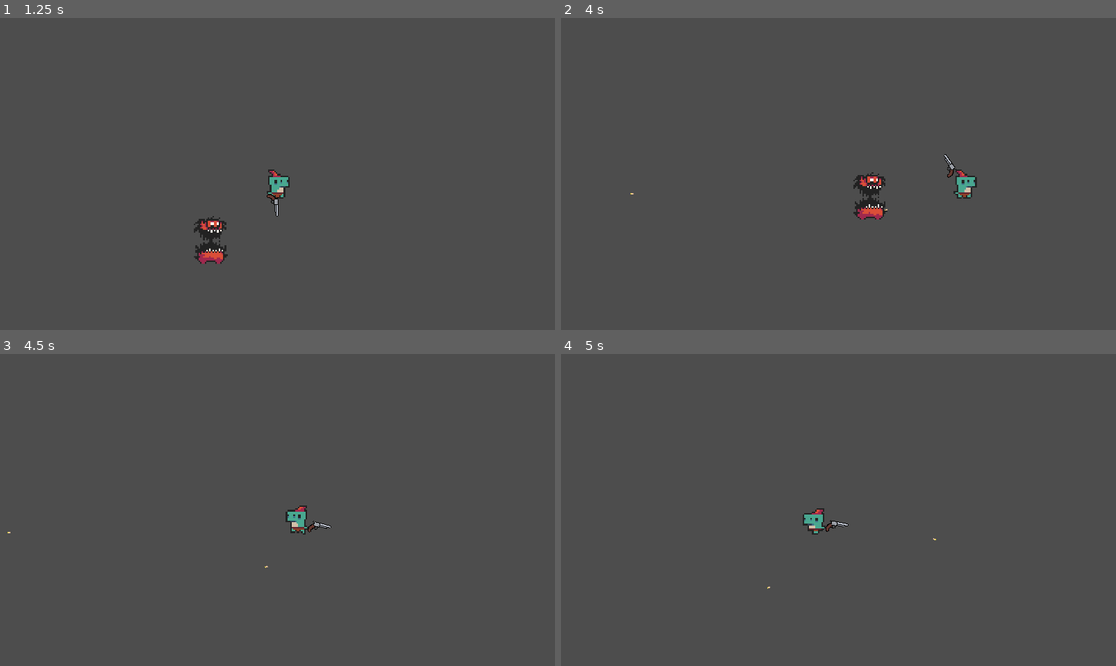
Above: before the commit, frames 1-4 (two rows, left to right).
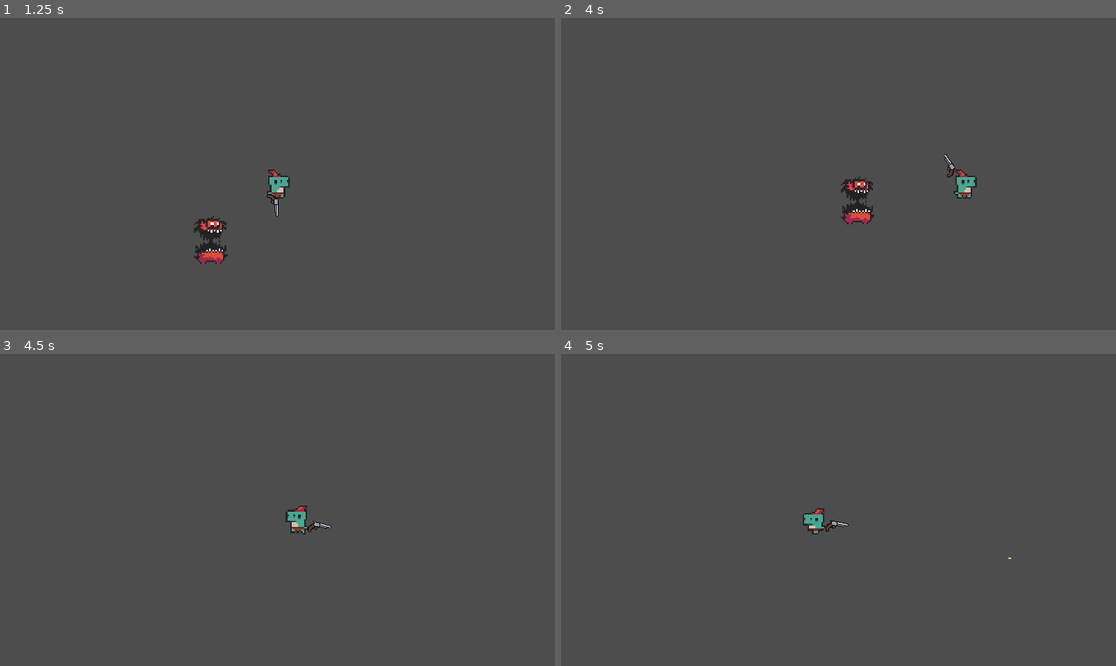
Above: after the commit, the same moments.

Repository: Meemog/GMTK2025
Game: Godot game, scene res://main.tscn
Two runs of this game, one before a commit and one after it. Both use one fixed random seed, a clock stepped at 60 frames per second and the inputs below.
Inputs (mouse positions are in pixels of both pictures, inside the frame that each line leads up to):
- Up to frame 1 (1.25 s): click "Play" at 0.5 s
- Up to frame 2 (4 s): move the mouse to (960, 158) at 1.27 s; hold D (right) 1.28-2 s; click (960, 158) at 1.35 s; drag from (727, 189) to (899, 186) at 2.02 s; move the mouse to (894, 105) at 2.77 s; hold D (right) 2.78-3.5 s; click (894, 105) at 2.85 s; drag from (810, 236) to (888, 74) at 3.52 s
- Up to frame 3 (4.5 s): move the mouse to (444, 556) at 4.27 s; hold A (left) from 4.28 s (still down); tap Space (dash) at 4.35 s
- Up to frame 4 (5 s): keep holding A (left); click (1005, 556) at 4.55 s

Frame 1 is identical in both runs. In frame 2, 0.8% of the frame differs, in the area x 12-59%, y 49-67%; in frame 3, less than 0.1%; in frame 4, less than 0.1%.

Commit message:
added piercing bullets. Different bullets now actually have different speeds

Diff:
--- a/main/Bullets/basic_bullet.tres
+++ b/main/Bullets/basic_bullet.tres
@@ -9,11 +9,13 @@
 name = "Basic Bullet"
 damage = 10.0
 knockback = 10.0
-speed = 10.0
+speed = 1000.0
+piercing = false
 description = "Simple and Effective
 "
 side_view_texture = ExtResource("3_2mpsp")
 back_view_texture = ExtResource("1_874rl")
 has_effect = false
 effect_duration = 2.0
+time_between_flying_effect = 1.0
 metadata/_custom_type_script = "uid://cnexkc647mh6q"
--- a/main/Bullets/ice_bullet.tres
+++ b/main/Bullets/ice_bullet.tres
@@ -9,10 +9,12 @@
 name = "Ice Bullet"
 damage = 4.0
 knockback = 10.0
-speed = 10.0
+speed = 500.0
+piercing = false
 description = "Slows Enemies"
 side_view_texture = ExtResource("3_e6muv")
 back_view_texture = ExtResource("1_1dmss")
 has_effect = true
 effect_duration = 1.0
+time_between_flying_effect = 1.0
 metadata/_custom_type_script = "uid://cnexkc647mh6q"
--- /dev/null
+++ b/main/Bullets/piercing_bullet.tres
@@ -0,0 +1,20 @@
+[gd_resource type="Resource" script_class="Bullet" load_steps=4 format=3 uid="uid://du1062wxvnpxw"]
+
+[ext_resource type="Texture2D" uid="uid://bgt7d6bbxbavt" path="res://Assets/piercing_bullet_back_view.png" id="1_4wisa"]
+[ext_resource type="Script" uid="uid://cnexkc647mh6q" path="res://Data/bullet.gd" id="1_hwwh8"]
+[ext_resource type="Texture2D" uid="uid://b8hv1nbb41h8l" path="res://Assets/piercing_bullet_side_view.png" id="3_4njxu"]
+
+[resource]
+script = ExtResource("1_hwwh8")
+name = "Piercing Bullet"
+damage = 10.0
+knockback = 10.0
+speed = 1200.0
+piercing = true
+description = "Pierces Enemies!"
+side_view_texture = ExtResource("3_4njxu")
+back_view_texture = ExtResource("1_4wisa")
+has_effect = false
+effect_duration = 2.0
+time_between_flying_effect = 1.0
+metadata/_custom_type_script = "uid://cnexkc647mh6q"
--- a/main/Data/bullet.gd
+++ b/main/Data/bullet.gd
@@ -8,6 +8,7 @@
 @export var damage : float
 @export var knockback : float
 @export var speed : float
+@export var piercing : bool = false
 @export_multiline var description : String
 
 @export_group("Bullet Visuals")
@@ -18,6 +19,7 @@
 @export var has_effect : bool = false
 @export var effect_duration : float = 2.0
 @export var effect_particle : Texture
+@export var time_between_flying_effect : float = 1.0
 
 var status_effect_node_scene : PackedScene = preload("res://Scenes/status_effect_node.tscn")
 
--- a/main/Effects/ice_effect.tres
+++ b/main/Effects/ice_effect.tres
@@ -4,6 +4,4 @@
 
 [resource]
 script = ExtResource("1_rhp81")
-type = 0
-expire_time = 4.0
 metadata/_custom_type_script = "uid://bvvfv5mcf77qm"
--- a/main/Scenes/player.tscn
+++ b/main/Scenes/player.tscn
@@ -1,11 +1,10 @@
-[gd_scene load_steps=21 format=3 uid="uid://b1g1pjlvoxks4"]
+[gd_scene load_steps=20 format=3 uid="uid://b1g1pjlvoxks4"]
 
 [ext_resource type="Script" uid="uid://djbh478p5uo2r" path="res://Scripts/player.gd" id="1_f1ek2"]
 [ext_resource type="PackedScene" uid="uid://br3fu8n5ergvx" path="res://Scenes/bullet.tscn" id="2_tx1dd"]
 [ext_resource type="Script" uid="uid://cnexkc647mh6q" path="res://Data/bullet.gd" id="3_tx1dd"]
 [ext_resource type="Resource" uid="uid://d31b3s2ga4wl0" path="res://Bullets/basic_bullet.tres" id="4_gymyn"]
 [ext_resource type="Texture2D" uid="uid://b7ytds7mwl6nb" path="res://Assets/0x72_DungeonTilesetII_v1.7.png" id="4_pu2lt"]
-[ext_resource type="Resource" uid="uid://bysinuf6v87fg" path="res://Bullets/ice_bullet.tres" id="4_ukyrk"]
 [ext_resource type="Texture2D" uid="uid://tgpr881hjyqd" path="res://Assets/gun.png" id="5_ukyrk"]
 [ext_resource type="AudioStream" uid="uid://dxd44vgwrh235" path="res://Assets/explosion.wav" id="6_7dp3o"]
 [ext_resource type="AudioStream" uid="uid://da4ubi4qkyqic" path="res://Assets/cock.mp3" id="7_h4iuc"]
@@ -93,7 +92,7 @@
 script = ExtResource("1_f1ek2")
 firing_cooldown = 0.4
 bullet_scene = ExtResource("2_tx1dd")
-bullets = Array[ExtResource("3_tx1dd")]([ExtResource("4_ukyrk"), ExtResource("4_ukyrk"), ExtResource("4_ukyrk"), ExtResource("4_gymyn"), ExtResource("4_gymyn"), ExtResource("4_gymyn")])
+bullets = Array[ExtResource("3_tx1dd")]([ExtResource("4_gymyn"), ExtResource("4_gymyn"), ExtResource("4_gymyn"), ExtResource("4_gymyn"), ExtResource("4_gymyn"), ExtResource("4_gymyn")])
 
 [node name="BodySprite" type="AnimatedSprite2D" parent="."]
 scale = Vector2(7, 7)
--- a/main/Scenes/update_chamber_overlay.tscn
+++ b/main/Scenes/update_chamber_overlay.tscn
@@ -9,6 +9,7 @@
 [ext_resource type="PackedScene" uid="uid://485vay2bk2al" path="res://Scenes/BulletUI/chamber.tscn" id="4_rsory"]
 [ext_resource type="Script" uid="uid://diecs3i7dcky4" path="res://Scripts/BulletUI/revolver.gd" id="4_xriw6"]
 [ext_resource type="Resource" uid="uid://bysinuf6v87fg" path="res://Bullets/ice_bullet.tres" id="5_uw73f"]
+[ext_resource type="Resource" uid="uid://du1062wxvnpxw" path="res://Bullets/piercing_bullet.tres" id="6_wtke8"]
 [ext_resource type="Script" uid="uid://dedwbdf53dwbe" path="res://Scenes/BulletUI/bullet_tool_tip.gd" id="8_4a857"]
 [ext_resource type="Script" uid="uid://b54mds0jphdth" path="res://Scenes/BulletUI/chamber_overlay_confirm_button.gd" id="10_x8hjv"]
 
@@ -24,7 +25,7 @@
 
 [node name="BulletShop" type="Node2D" parent="." groups=["BULLET_UI_MANAGER"]]
 script = ExtResource("1_xriw6")
-bullet_types = Array[ExtResource("2_51cbe")]([ExtResource("3_rsory"), ExtResource("5_uw73f")])
+bullet_types = Array[ExtResource("2_51cbe")]([ExtResource("3_rsory"), ExtResource("5_uw73f"), ExtResource("6_wtke8")])
 
 [node name="Revolver" type="Node2D" parent="."]
 position = Vector2(950, 620)
@@ -136,7 +137,7 @@
 layout_mode = 2
 size_flags_horizontal = 10
 mouse_filter = 2
-max_value = 20.0
+max_value = 2000.0
 step = 0.1
 value = 20.0
 show_percentage = false
--- a/main/Scripts/bullet.gd
+++ b/main/Scripts/bullet.gd
@@ -24,6 +24,8 @@
         target.process_knockback(knockback, travel_vector)
         has_hit.append(target)
         data.hit(target)
+        if not data.piercing:
+            queue_free()
 
 func _on_area_entered(area: Area2D) -> void:
     if area.collision_layer == 1:
--- a/main/Scripts/player.gd
+++ b/main/Scripts/player.gd
@@ -62,8 +62,7 @@
 
         # get bullet information
         var current_bullet = bullets[bullet_pointer]
-        var bullet_speed = 400
-        #var bullet_speed = current_bullet.speed
+        var bullet_speed = current_bullet.speed
 
         # fire
         var bullet_vector = Vector2.ONE.rotated(gun_rotation - PI/4)
@@ -74,6 +73,7 @@
         bullet.travel_vector = bullet_vector
         bullet.data = bullets[bullet_pointer]
         add_sibling(bullet)
+        bullet.data.shoot(self)
         $Shot.play()
         time_since_shot = 0
         can_fire = false
Binary file added: main/Assets/piercing_bullet_back_view.png
Not shown, added: main/Assets/piercing_bullet_back_view.png.import
Binary file added: main/Assets/piercing_bullet_side_view.png
Not shown, added: main/Assets/piercing_bullet_side_view.png.import
Not shown: 1 places in main/Scenes/update_chamber_overlay.tscn that only renumber resources
